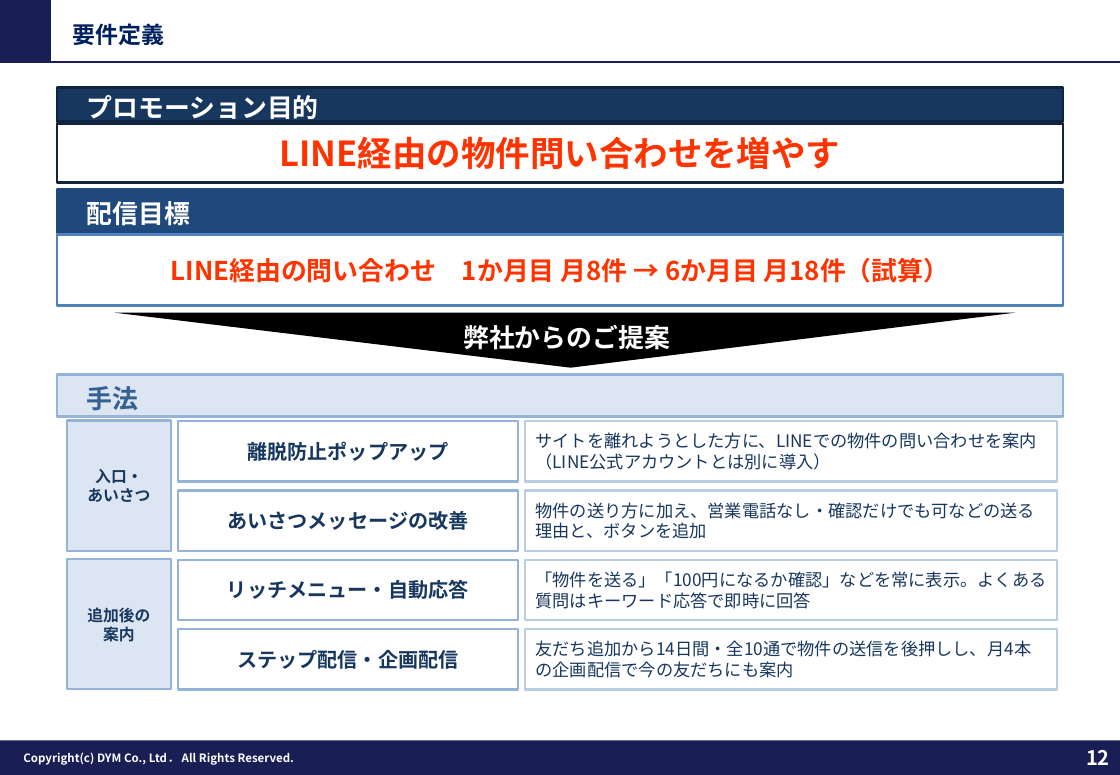
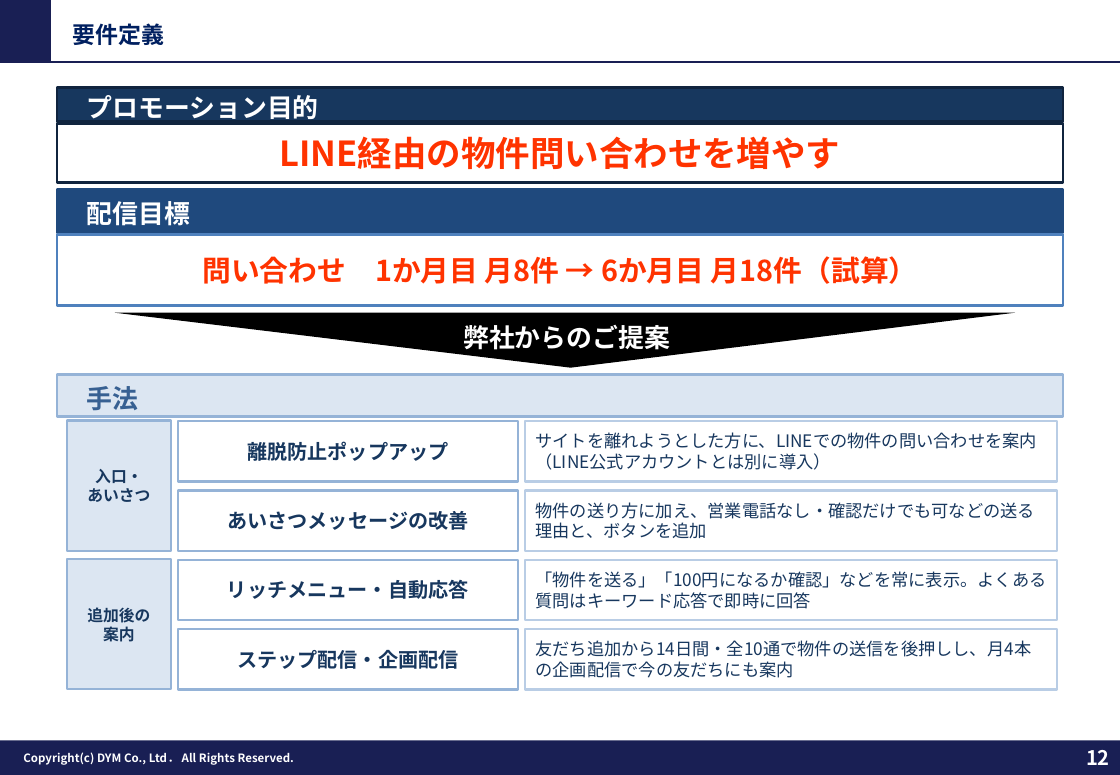
Before and after one commit to tonomura-r-dev/folder, a slide deck: slide 12 of 202609_株式会社あらうち御中_LINE公式アカウント運用のご提案_S1-17修正.pptx. Drawn at 1120x775 pixels with LibreOffice and Linux fonts; fonts in the diff are those of the drawing; background and template pictures are left out. Boxes give left, top, right and bottom in pixels: in the first picture for what was removed or moved away, otherwise in the second. Text is boxed around its words. In the diff, an @@ line names an element or a change of style, - is before the commit and + after.

```diff
--- a/202609_株式会社あらうち御中_LINE公式アカウント運用のご提案_S1-17修正.pptx
+++ b/202609_株式会社あらうち御中_LINE公式アカウント運用のご提案_S1-17修正.pptx
@@ text in rectangle at (202,256,918,284): text changed; size 18 to 20 pt @@
-LINE経由の問い合わせ 1か月目 月8件 → 6か月目 月18件（試算）
+問い合わせ 1か月目 月8件 → 6か月目 月18件（試算）
```
Also in this commit, not shown: 8 other slides changed, 2 other files.
